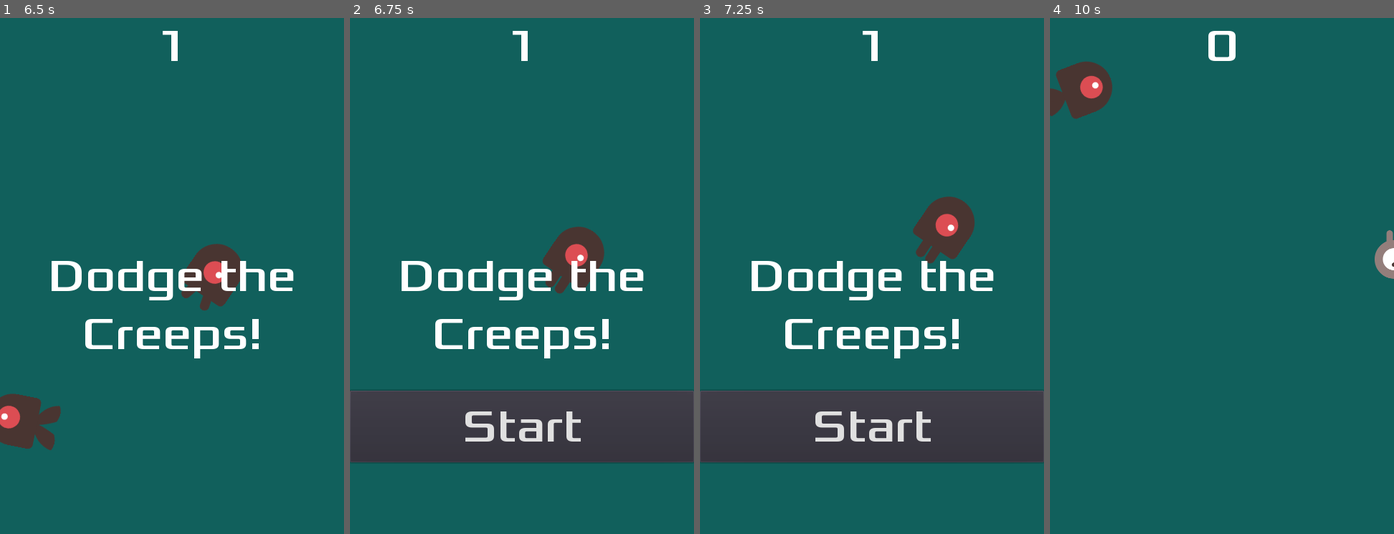
Above: before the commit, frames 1-4 (left to right).
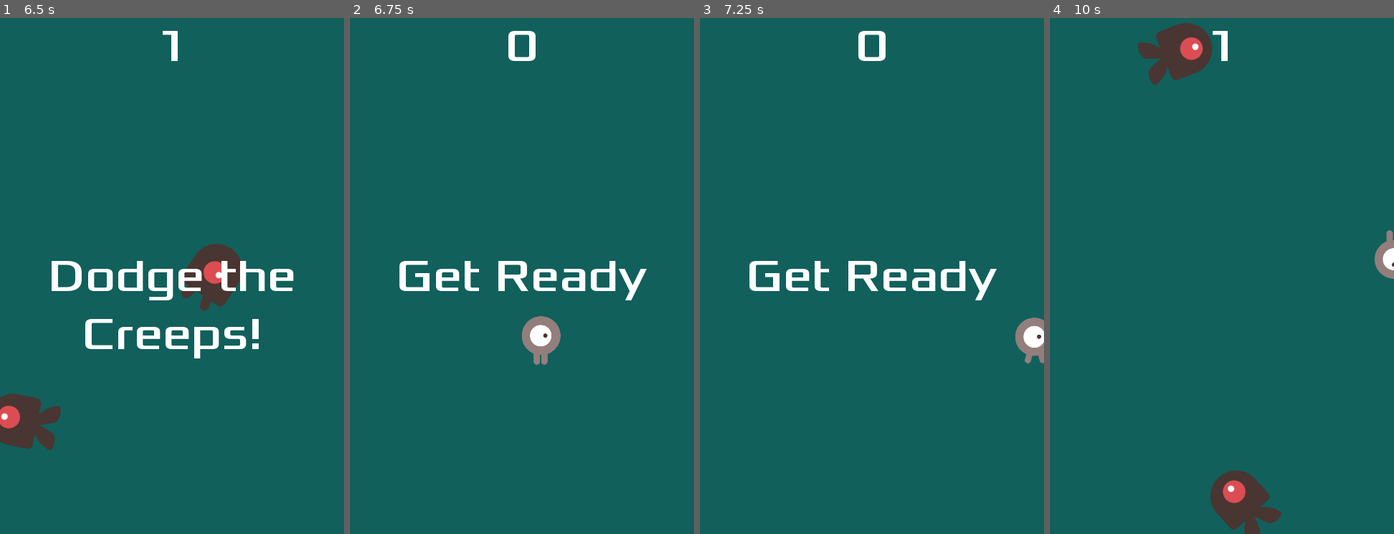
Above: after the commit, the same moments.

Repository: tristan-orourke/dodge-the-creeps
Game: Godot game, scene res://Main.tscn
Same seed, same stepped clock (60 frames per second), same inputs: the game is played once before the commit and once after it.
Inputs (mouse positions are in pixels of both pictures, inside the frame that each line leads up to):
- Up to frame 1 (6.5 s): click "Start" at 0.5 s; tap Enter (start_game, bound only after the commit) at 1.25, 1.35, 2.1, 2.85, 3.6, 4.35, 5.1, 5.85 s; hold Right (move_right) 1.28-2.03 s; hold Down (move_down) 2.03-2.78 s; hold Right (move_right) 2.78-3.53 s; hold Up (move_up) 3.53-4.28 s; hold Left (move_left) 4.28-5.78 s; hold Down (move_down) from 5.78 s (still down)
- Up to frame 2 (6.75 s): release Down (move_down) at 6.53 s; hold Right (move_right) from 6.53 s (still down); tap Enter (start_game, bound only after the commit) at 6.6 s
- Up to frame 3 (7.25 s): keep holding Right (move_right)
- Up to frame 4 (10 s): release Right (move_right) at 7.25 s; click (1222, 425) at 7.25 s, where only the run before the commit has a clickable "Start"; tap Enter (start_game, bound only after the commit) at 8, 8.1, 8.85, 9.6 s; hold Up (move_up) 8.03-8.78 s; hold Right (move_right) 8.78-9.53 s; hold Down (move_down) from 9.53 s (still down)

Frame 1 is identical in both runs. In frame 2, 19% of the frame differs, in the area x 0-100%, y 2-87%; in frame 3, 19%; in frame 4, 5.0%.

Commit message:
Add shortcut to start

Diff:
--- a/HUD.tscn
+++ b/HUD.tscn
@@ -6,6 +6,12 @@
 [sub_resource type="DynamicFont" id=1]
 size = 64
 font_data = ExtResource( 2 )
+
+[sub_resource type="InputEventAction" id=2]
+action = "start_game"
+
+[sub_resource type="ShortCut" id=3]
+shortcut = SubResource( 2 )
 
 [node name="HUD" type="CanvasLayer"]
 script = ExtResource( 1 )
@@ -38,6 +44,7 @@
 margin_right = 240.0
 margin_bottom = -100.0
 custom_fonts/font = SubResource( 1 )
+shortcut = SubResource( 3 )
 text = "Start"
 
 [node name="MessageTimer" type="Timer" parent="."]
--- a/project.godot
+++ b/project.godot
@@ -43,6 +43,11 @@
 "events": [ Object(InputEventKey,"resource_local_to_scene":false,"resource_name":"","device":0,"alt":false,"shift":false,"control":false,"meta":false,"command":false,"pressed":false,"scancode":16777234,"physical_scancode":0,"unicode":0,"echo":false,"script":null)
  ]
 }
+start_game={
+"deadzone": 0.5,
+"events": [ Object(InputEventKey,"resource_local_to_scene":false,"resource_name":"","device":0,"alt":false,"shift":false,"control":false,"meta":false,"command":false,"pressed":false,"scancode":16777221,"physical_scancode":0,"unicode":0,"echo":false,"script":null)
+ ]
+}
 
 [physics]
 
Not shown: 1 places in HUD.tscn that only renumber resources
